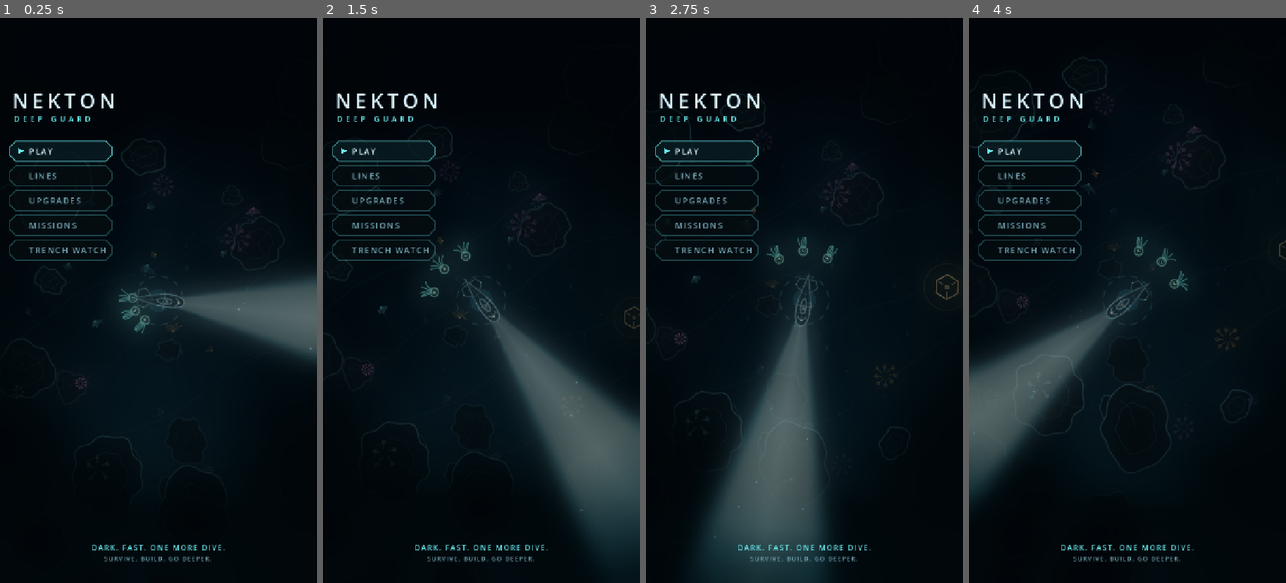
Above: before the commit, frames 1-4 (left to right).
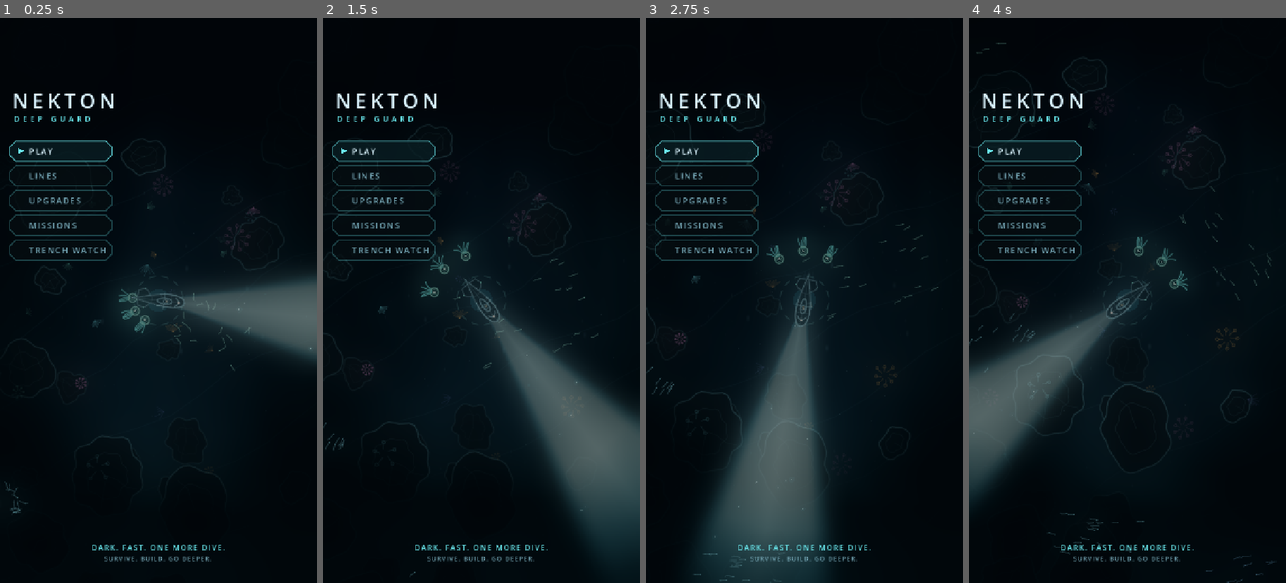
Above: after the commit, the same moments.

Repository: davidknollcsgo-collab/Kartengame
Game: Godot game, scene res://scenes/rundum.tscn
Same seed, same stepped clock (60 frames per second), same inputs: the game is played once before the commit and once after it.
Inputs (mouse positions are in pixels of both pictures, inside the frame that each line leads up to):
- Up to frame 1 (0.25 s): no input
- Up to frame 2 (1.5 s): move the mouse to (551, 272) at 0.52 s; click (551, 272) at 0.67 s; drag from (418, 328) to (465, 413) at 1.27 s
- Up to frame 3 (2.75 s): move the mouse to (836, 176) at 2.02 s; click (836, 176) at 2.17 s
- Up to frame 4 (4 s): drag from (1111, 413) to (1032, 215) at 2.77 s; move the mouse to (1222, 385) at 3.52 s; click (1222, 385) at 3.67 s

The runs differ from the first frame. In frame 1, 0.1% of the frame differs, in the area x 1-79%, y 48-88%; in frame 2, 0.2%; in frame 3, 0.3%; in frame 4, 0.3%, in the area x 0-100%, y 4-100%.

Commit message:
Fischschwaerme, die nicht angreifen
Vorher war jedes bewegte Ding auf dem Bild ein Feind. Eine Karte, auf der
alles Lebende auf einen zuhaelt, ist keine Welt, sondern ein Schiessstand mit
Hintergrund.

Vierzehn Schwaerme ziehen jetzt auf ruhigen Kreisbahnen ueber den Grund und
stieben auseinander, wenn das Boot zu nah kommt - quer mehr als laengs, weil
ein Schwarm zur Seite ausbricht. Sie stehen ausserhalb der Wirtschaft: in
keiner `Wellen.auftritte()`, kein Naehrstoff, keine Punkte, kein Schaden in
beide Richtungen. Dieselbe Begruendung wie bei der Funkenbluete (Zusage 18).

Sie haengen als eigener Knoten hinter dem Grund, damit sie ueber dem Nebel
liegen - ein Glimmen weit draussen im Dunkeln ist der beste Grund, dorthin zu
fahren.

Ein Schwarm ist genau das, was er von weitem ist: viele, die in dieselbe
Richtung sehen. Der erste Anlauf gab jedem Fisch einen festen Platz im
Weltraster und liess ihn dorthin blicken, wo sein Platz lag; im Bild war das
kein Schwarm, sondern ein Seeigel.

Dazu weniger Fundstellen (20 statt 34, Mindestabstand 430 statt 260): auf
einem Bild standen sieben davon, und ein Fund, von dem der naechste schon zu
sehen ist, ist kein Fund, sondern eine Reihe.

Co-Authored-By: Claude Opus 5 <noreply@anthropic.com>
Claude-Session: https://claude.ai/code/session_0131VR1KmMqgfNf9f4WYuYp4

Diff:
--- a/scenes/rundum.tscn
+++ b/scenes/rundum.tscn
@@ -6,6 +6,7 @@
 [ext_resource type="Script" path="res://scripts/spiel/funken.gd" id="4_funken"]
 [ext_resource type="Shader" path="res://shaders/graben.gdshader" id="5_graben"]
 [ext_resource type="Script" path="res://scripts/spiel/grund_rundum.gd" id="6_grund"]
+[ext_resource type="Script" path="res://scripts/spiel/wild.gd" id="9_wild"]
 [ext_resource type="Script" path="res://scripts/ui/rund_hud.gd" id="7_hud"]
 [ext_resource type="Script" path="res://scripts/ui/rund_menue.gd" id="8_menue"]
 
@@ -46,6 +47,9 @@
 [node name="Grund" type="Node2D" parent="."]
 script = ExtResource("6_grund")
 
+[node name="Wild" type="Node2D" parent="."]
+script = ExtResource("9_wild")
+
 [node name="Kegel" type="Node2D" parent="."]
 script = ExtResource("2_kegel")
 
--- a/scripts/kern/rundum.gd
+++ b/scripts/kern/rundum.gd
@@ -156,3 +156,58 @@
             beste = d
             treffer = i
     return treffer
+
+
+# --- Die Schwaerme, die nicht angreifen ---------------------------------------
+#
+# **Nicht jedes Tier im Graben will an das Boot.** Vorher war jedes bewegte
+# Ding auf dem Bild ein Raeuber, der geradewegs auf einen zuhielt - eine Karte
+# voller Feinde und sonst nichts. Ein Schwarm Kleinfische, der vor dem Licht
+# auseinanderstiebt, kostet nichts und macht aus der Flaeche einen Ort.
+#
+# Sie stehen **ausserhalb des Wellenbudgets**, aus demselben Grund wie die
+# Funkenbluete (Zusage 18): sie tauchen in keiner `Wellen.auftritte()` auf,
+# zahlen keinen Naehrstoff und koennen niemanden verletzen. Was nichts kostet
+# und nichts zahlt, verschiebt auch nichts.
+
+## Ab wann ein Schwarm das Boot bemerkt.
+const SCHEU_RADIUS := 300.0
+
+## Wie schnell er dann davonzieht - schneller als er ruhig zieht, aber
+## langsamer als das Boot. Ein Schwarm, den man nie einholt, ist eine
+## Verhoehnung; einer, der stehen bleibt, ist ein Sack.
+const SCHEU_TEMPO := 210.0
+
+## Wie schnell er zieht, wenn ihn nichts stoert.
+const ZUG_TEMPO := 46.0
+
+
+## Wie erschrocken ein Schwarm ist: 0 ausserhalb von `SCHEU_RADIUS`, 1 direkt
+## am Boot. Quadratisch, damit die Flucht nicht auf der ganzen Strecke gleich
+## heftig ist, sondern erst kurz vorher losgeht.
+static func schreck(mitte: Vector2, boot: Vector2) -> float:
+    var d := mitte.distance_to(boot)
+    if d >= SCHEU_RADIUS:
+        return 0.0
+    var t := 1.0 - d / SCHEU_RADIUS
+    return t * t
+
+
+## Ein Schritt der Schwarmmitte.
+##
+## Ruhig zieht sie auf `ruhe_ziel` zu - eine Bahn, die der Aufrufer vorgibt.
+## Kommt das Boot naeher, mischt sich die Fluchtrichtung dazu, und mit ihr das
+## hoehere Tempo. Gehalten wird das Ergebnis im Feld: ein Schwarm, der aus der
+## Karte gescheucht wird, kommt nie wieder.
+static func schwarmschritt(mitte: Vector2, ruhe_ziel: Vector2,
+        boot: Vector2, delta: float) -> Vector2:
+    var s := schreck(mitte, boot)
+    var ruhig := (ruhe_ziel - mitte).normalized() * ZUG_TEMPO
+    var weg := Vector2.ZERO
+    if s > 0.0:
+        weg = (mitte - boot).normalized() * SCHEU_TEMPO
+        # Am Rand des Feldes hilft geradeaus fliehen nicht - dort geht es
+        # seitlich weiter, sonst drueckt sich der Schwarm in die Wand.
+        if mitte.length() > FELD_RADIUS * 0.86:
+            weg = weg.rotated(PI * 0.5 * signf(weg.cross(mitte)))
+    return gehalten(mitte + ruhig.lerp(weg, s) * delta, 40.0)
--- a/scripts/spiel/grund_rundum.gd
+++ b/scripts/spiel/grund_rundum.gd
@@ -444,7 +444,10 @@
 ##
 ## Sie sind der Grund, ueberhaupt in eine Richtung zu fahren, in der gerade
 ## kein Raeuber steht. Ohne sie belohnt das Aufdecken nur sich selbst.
-const FUNDE := 34
+## **Wenige.** Bei vierunddreissig standen auf einem Bild sieben davon, und
+## ein Fund, von dem der naechste schon zu sehen ist, ist kein Fund, sondern
+## eine Reihe.
+const FUNDE := 20
 
 ## Wie nah man heran muss. Grosszuegig - ein Fund, den man knapp verfehlt,
 ## fuehlt sich nach einem Fehler des Spiels an und nicht nach einem eigenen.
@@ -470,7 +473,7 @@
             * sqrt(rng.randf_range(0.06, 1.0)) * (Rundum.FELD_RADIUS - 120.0)
         var frei := true
         for f in _funde:
-            if Vector2(f[&"ort"]).distance_to(ort) < 260.0:
+            if Vector2(f[&"ort"]).distance_to(ort) < 430.0:
                 frei = false
                 break
         # Nicht in einem Felsen - sonst liegt er hinter einer Wand, durch die
--- a/scripts/spiel/rundlauf.gd
+++ b/scripts/spiel/rundlauf.gd
@@ -75,6 +75,7 @@
 @onready var _hud: CanvasLayer = $Hud
 @onready var _menue: CanvasLayer = $Menue
 @onready var _grund: Node2D = $Grund
+@onready var _wild: Node2D = $Wild
 
 ## --- Wo wir gerade sind ---
 ##
@@ -249,6 +250,7 @@
         _zieht = true
 
     _fuehre_boot(delta)
+    _wild.boot = _ort
     _decke_auf()
     _fuehre_stoss(delta)
     _fuehre_begleiter(delta)
--- /dev/null
+++ b/scripts/spiel/wild.gd
@@ -0,0 +1,177 @@
+extends Node2D
+
+## Die Schwaerme, die nicht angreifen.
+##
+## **Vorher war jedes bewegte Ding auf dem Bild ein Feind.** Eine Karte, auf
+## der alles Lebende auf einen zuhaelt, ist keine Welt, sondern ein Schiessstand
+## mit Hintergrund. Diese Schwaerme wollen nichts vom Boot - sie ziehen ueber
+## den Grund, und wenn man ihnen zu nahe kommt, stieben sie auseinander.
+##
+## Sie stehen **ausserhalb der Wirtschaft**: in keiner `Wellen.auftritte()`,
+## kein Naehrstoff, keine Punkte, kein Schaden in beide Richtungen. Genau wie
+## die Funkenbluete (Zusage 18) - was nichts kostet und nichts zahlt,
+## verschiebt auch nichts.
+##
+## Gezeichnet **ueber dem Nebel**, nicht darunter: sie leuchten, und ein
+## Glimmen weit draussen im Dunkeln ist der beste Grund, dorthin zu fahren.
+## Deshalb haengen sie als eigener Knoten hinter dem Grund in der Szene und
+## nicht in ihm.
+
+const SAAT := 0x57494c44
+
+## Wieviele Schwaerme, und wie gross. Lieber wenige grosse als viele kleine:
+## ein Schwarm aus vier Fischen ist kein Schwarm, sondern vier Fische.
+const SCHWAERME := 14
+const JE_SCHWARM := 18
+
+## Wie weit ein Fisch um die Mitte seines Schwarms streut - laengs mehr als
+## quer. Ein runder Fleck aus Fischen ist ein Fleck; ein Zug, der laenger ist
+## als er breit, ist ein Schwarm.
+const STREUUNG := 118.0
+const STREUUNG_QUER := 0.44
+
+## Farben. Kuehl und blass - die Raeuber tragen die kraeftigen Farben, und
+## wer die beiden verwechselt, faehrt in ein Maul statt an einem Fisch vorbei.
+const FARBEN: PackedColorArray = [
+    Color(0.52, 0.86, 0.92),
+    Color(0.46, 0.72, 0.90),
+    Color(0.58, 0.90, 0.80),
+]
+
+## Wird von `rundlauf.gd` gesetzt: wo das Boot steht.
+var boot := Vector2.ZERO
+
+var zeit := 0.0
+
+var _schwaerme: Array[Dictionary] = []
+
+
+func _ready() -> void:
+    var rng := RandomNumberGenerator.new()
+    rng.seed = SAAT
+    for i in SCHWAERME:
+        var mitte := Vector2.RIGHT.rotated(rng.randf_range(0.0, TAU)) \
+            * sqrt(rng.randf()) * (Rundum.FELD_RADIUS - 160.0)
+        var glieder: Array[Dictionary] = []
+        for j in JE_SCHWARM:
+            glieder.append({
+                # Ein fester Platz im Schwarm, nicht jedes Bild neu gewuerfelt:
+                # so behaelt der Schwarm seine Form, waehrend er zieht.
+                &"platz": Vector2(rng.randf_range(-1.0, 1.0),
+                    rng.randf_range(-1.0, 1.0) * STREUUNG_QUER) * STREUUNG,
+                &"takt": rng.randf_range(1.6, 3.2),
+                &"phase": rng.randf_range(0.0, TAU),
+                &"gross": rng.randf_range(5.5, 9.0),
+                &"ort": mitte,
+                &"richtung": Vector2.RIGHT.rotated(rng.randf_range(0.0, TAU)),
+            })
+        _schwaerme.append({
+            &"mitte": mitte,
+            &"glieder": glieder,
+            # Die ruhige Bahn: ein Kreis um einen eigenen Mittelpunkt. Eine
+            # Gerade waere nach zwanzig Sekunden am Rand, ein Zufallsgang
+            # zittert - ein Kreis zieht.
+            &"achse": mitte + Vector2.RIGHT.rotated(rng.randf_range(0.0, TAU))
+                * rng.randf_range(180.0, 420.0),
+            &"kreis": rng.randf_range(0.06, 0.15) * (1.0 if rng.randf() < 0.5
+                else -1.0),
+            &"lage": rng.randf_range(0.0, TAU),
+            &"farbe": FARBEN[rng.randi() % FARBEN.size()],
+            # Wohin der Zug gerade zieht. Daraus bekommt **jeder** Fisch
+            # seine Blickrichtung.
+            &"blick": Vector2.RIGHT.rotated(rng.randf_range(0.0, TAU)),
+        })
+
+
+func _process(delta: float) -> void:
+    zeit += delta
+    for s in _schwaerme:
+        s[&"lage"] = float(s[&"lage"]) + float(s[&"kreis"]) * delta
+        var achse: Vector2 = s[&"achse"]
+        var ziel := achse + Vector2.RIGHT.rotated(float(s[&"lage"])) \
+            * achse.distance_to(Vector2(s[&"mitte"]))
+        var vorher: Vector2 = s[&"mitte"]
+        var mitte: Vector2 = Rundum.schwarmschritt(vorher, ziel, boot, delta)
+        s[&"mitte"] = mitte
+        var weg := mitte - vorher
+        if weg.length_squared() > 0.0004:
+            s[&"blick"] = Vector2(s[&"blick"]).lerp(weg.normalized(),
+                clampf(3.0 * delta, 0.0, 1.0)).normalized()
+    _fuehre_glieder(delta)
+    queue_redraw()
+
+
+## Jeder Fisch zieht seinem Platz im Schwarm nach - traege, damit er beim
+## Wenden hinterherhaengt, und im Schreck weiter aussen, damit der Schwarm
+## auseinanderstiebt statt als Klumpen wegzurutschen.
+##
+## **Der Platz liegt laengs zur Zugrichtung, und alle blicken dorthin, wohin
+## der Zug zieht.** Beides stand hier zuerst anders: die Plaetze lagen fest
+## im Weltraster und jeder Fisch schaute dorthin, wo sein eigener Platz lag.
+## Im Bild war das kein Schwarm, sondern ein Seeigel - achtzehn Fische, die
+## strahlenfoermig nach aussen zeigen. Ein Schwarm ist genau das, was er von
+## weitem ist: viele, die in dieselbe Richtung sehen.
+func _fuehre_glieder(delta: float) -> void:
+    for i in _schwaerme.size():
+        var s := _schwaerme[i]
+        var mitte: Vector2 = s[&"mitte"]
+        var blick: Vector2 = s[&"blick"]
+        var quer := blick.orthogonal()
+        var schreck: float = Rundum.schreck(mitte, boot)
+        for g in _glieder(i):
+            var platz: Vector2 = g[&"platz"]
+            # Im Schreck laufen die Plaetze auseinander - und quer mehr als
+            # laengs, weil ein Schwarm zur Seite ausbricht und nicht in die
+            # Laenge zieht.
+            var soll := mitte + blick * platz.x * (1.0 + schreck * 0.8) \
+                + quer * platz.y * (1.0 + schreck * 3.4)
+            g[&"ort"] = Vector2(g[&"ort"]).lerp(soll,
+                clampf((2.2 + schreck * 4.0) * delta, 0.0, 1.0))
+            # Die Blickrichtung kommt vom Zug, nicht vom eigenen Weg. Ein
+            # kleiner Versatz je Fisch, sonst stehen sie wie gedruckt.
+            var eigen := blick.rotated(sin(zeit * float(g[&"takt"]) * 0.5
+                + float(g[&"phase"])) * 0.18)
+            g[&"richtung"] = Vector2(g[&"richtung"]).lerp(eigen,
+                clampf(4.0 * delta, 0.0, 1.0)).normalized()
+
+
+func _glieder(i: int) -> Array:
+    return _schwaerme[i][&"glieder"]
+
+
+func _draw() -> void:
+    var kamera := get_parent().get_node_or_null("Kamera") as Camera2D
+    var blick := kamera.position if kamera != null else Vector2.ZERO
+    for i in _schwaerme.size():
+        var s := _schwaerme[i]
+        if Vector2(s[&"mitte"]).distance_squared_to(blick) \
+                > pow(Rundum.SICHT + 200.0, 2):
+            continue
+        var farbe: Color = s[&"farbe"]
+        var schreck: float = Rundum.schreck(s[&"mitte"], boot)
+        for g in _glieder(i):
+            _fisch(g, farbe, schreck)
+
+
+## Ein Fisch: zwei Striche und ein Punkt.
+##
+## Mehr braucht es nicht - er ist sechs Pixel gross, und jede weitere Linie
+## waere ein Fleck. Der Schwanz schlaegt, und er schlaegt schneller, wenn der
+## Schwarm erschrocken ist: das ist die ganze Erzaehlung.
+func _fisch(g: Dictionary, farbe: Color, schreck: float) -> void:
+    var p: Vector2 = g[&"ort"]
+    var r: Vector2 = g[&"richtung"]
+    var q := r.orthogonal()
+    var gr: float = g[&"gross"]
+    var schlag := sin(zeit * float(g[&"takt"]) * (1.0 + schreck * 2.4)
+        + float(g[&"phase"])) * (0.4 + 0.4 * schreck)
+    var a := 0.34 + 0.30 * schreck
+    var nase := p + r * gr
+    var heck := p - r * gr * 0.9
+    draw_line(nase, heck, Color(farbe.r, farbe.g, farbe.b, a), 1.4, true)
+    # Die Schwanzflosse: ein Strich quer am Heck, der mitschlaegt.
+    var flosse := heck - r * gr * 0.5
+    draw_line(heck, flosse + q * gr * schlag,
+        Color(farbe.r, farbe.g, farbe.b, a * 0.8), 1.2, true)
+    draw_circle(nase - r * gr * 0.25, 1.2,
+        Color(farbe.r, farbe.g, farbe.b, a * 1.5))
--- a/tests/run_tests.gd
+++ b/tests/run_tests.gd
@@ -71,6 +71,7 @@
     "_test_felsen_sind_fest",
     "_test_karte_deckt_auf_was_befahren_wurde",
     "_test_rundum_verfolgt_ohne_zu_beschleunigen",
+    "_test_schwaerme_fliehen_und_bleiben_im_feld",
     "_test_rundum_begleiter_bleiben_hinten",
     "_test_leitwesen_tritt_zuletzt_ein",
     "_test_wellen_dauer_im_rahmen",
@@ -863,6 +864,47 @@
 ## es andersherum, koennte ein Tier sein eigenes Tempo ueberschreiten - und
 ## der Wellenpruefer rechnete mit einem langsameren Tier, als das Spiel
 ## zeigt.
+## Die Schwaerme, die nicht angreifen: sie muessen vor dem Boot weichen, ohne
+## dass man sie aus der Karte scheuchen kann. Ein Schwarm, der am Rand
+## verschwindet, kommt nie wieder - und dann ist die Karte nach zehn Minuten
+## leer, ohne dass jemand etwas getan haette.
+func _test_schwaerme_fliehen_und_bleiben_im_feld() -> bool:
+    # Weit weg merkt der Schwarm nichts.
+    if not _melde(Rundum.schreck(Vector2(900.0, 0.0), Vector2.ZERO) == 0.0,
+            "ein Schwarm ausserhalb der Scheu erschrickt"):
+        return false
+    # Und je naeher, desto mehr.
+    var vorher := -1.0
+    for i in 10:
+        var d := Rundum.SCHEU_RADIUS * (1.0 - float(i) / 10.0)
+        var s := Rundum.schreck(Vector2(d, 0.0), Vector2.ZERO)
+        if not _melde(s >= vorher,
+                "der Schreck faellt bei Abstand %.0f statt zu steigen" % d):
+            return false
+        vorher = s
+
+    # Ein Boot, das mitten in einem Schwarm steht, treibt ihn weg.
+    var mitte := Vector2(100.0, 0.0)
+    var boot := Vector2(60.0, 0.0)
+    var abstand := mitte.distance_to(boot)
+    for _i in 30:
+        mitte = Rundum.schwarmschritt(mitte, mitte, boot, 1.0 / 60.0)
+    if not _melde(mitte.distance_to(boot) > abstand,
+            "der Schwarm bleibt beim Boot stehen"):
+        return false
+
+    # Auch wenn man ihn vierhundert Schritte lang nach aussen drueckt,
+    # bleibt er im Feld.
+    var weit := Vector2(Rundum.FELD_RADIUS - 60.0, 0.0)
+    for _i in 400:
+        weit = Rundum.schwarmschritt(weit, weit, weit * 0.86, 1.0 / 60.0)
+        if not _melde(weit.length() <= Rundum.FELD_RADIUS + 0.001,
+                "ein Schwarm wurde aus dem Feld gescheucht (%.0f)"
+                % weit.length()):
+            return false
+    return true
+
+
 func _test_rundum_verfolgt_ohne_zu_beschleunigen() -> bool:
     var delta := 1.0 / 60.0
     for versuch in 6:
Not shown: 1 places in scenes/rundum.tscn that only renumber resources
Not shown, added: scripts/spiel/wild.gd.uid
Not shown, changed: ASSETS.md
Not shown, changed: CLAUDE.md
